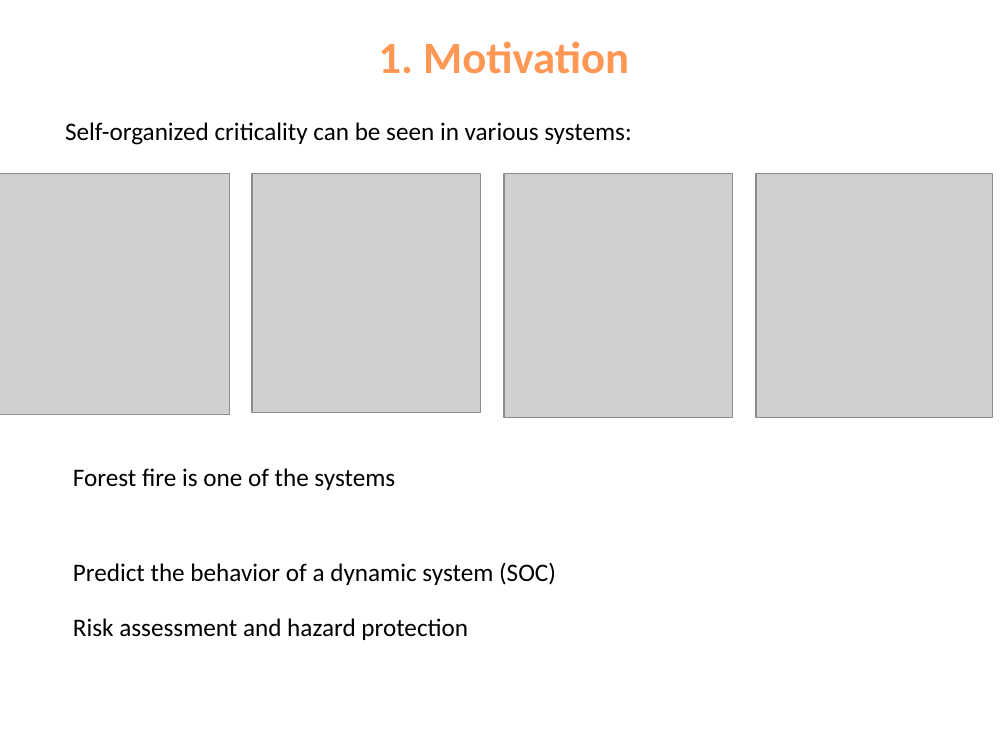
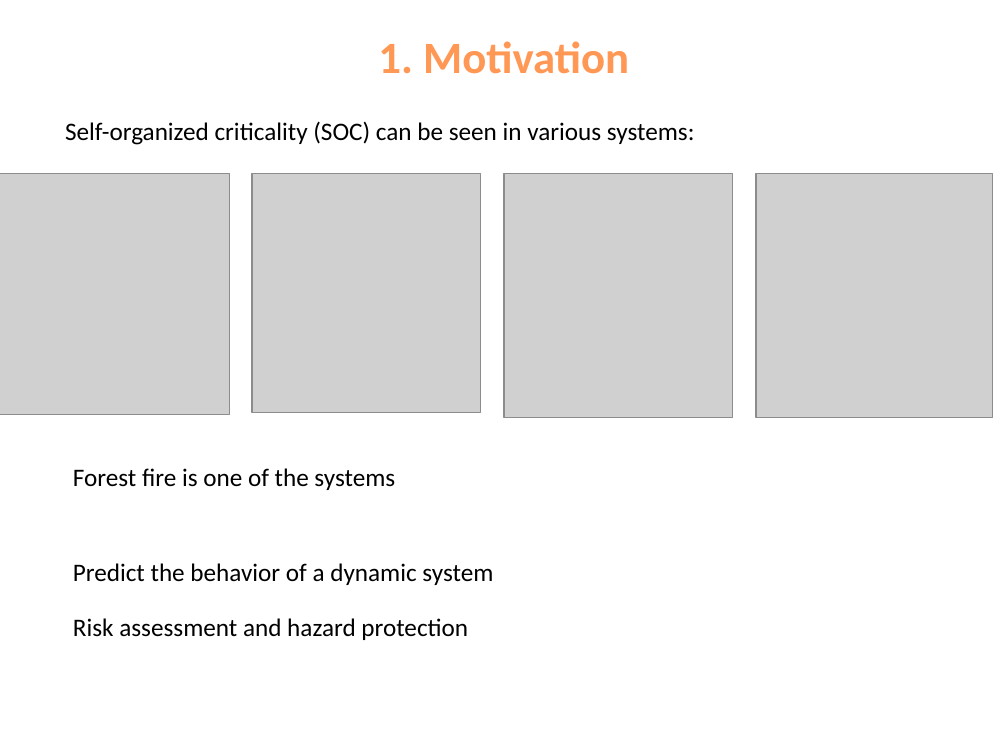
Before and after one commit to geniusszsz/Fire-Phoenix, a slide deck: slide 3 of presentation/presentation FFM&SOC.pptx. Drawn at 1008x756 pixels with LibreOffice and Linux fonts; fonts in the diff are those of the drawing; grey boxes stand for pictures. Boxes give left, top, right and bottom in pixels: in the first picture for what was removed or moved away, otherwise in the second. Text is boxed around its words. In the diff, an @@ line names an element or a change of style, - is before the commit and + after.

```diff
--- a/presentation/presentation FFM&SOC.pptx
+++ b/presentation/presentation FFM&SOC.pptx
@@ text at (x1=65, y1=121, x2=695, y2=145): text changed @@
-Self-organized criticality can be seen in various systems:
+Self-organized criticality (SOC) can be seen in various systems:
@@ text at (x1=73, y1=563, x2=493, y2=585): text changed @@
-Predict the behavior of a dynamic system (SOC)
+Predict the behavior of a dynamic system
```
Also in this commit, not shown: 7 other slides changed, 1 other file.
